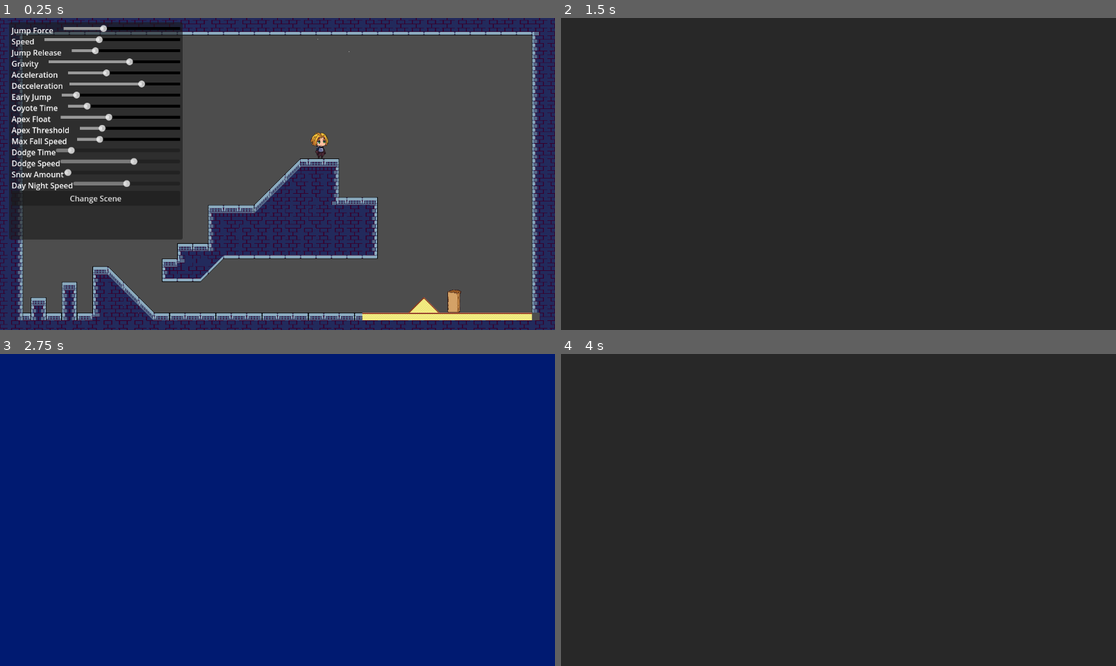
Above: before the commit, frames 1-4 (two rows, left to right).
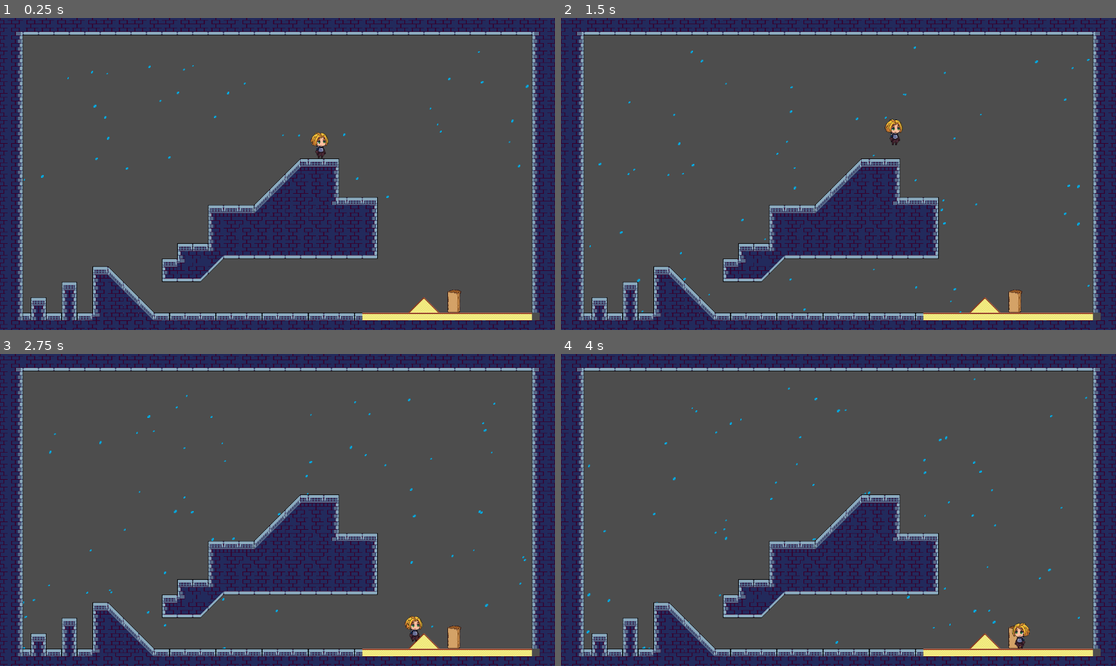
Above: after the commit, the same moments.

Repository: Tim-Barton/game-jam-2023
Game: Godot game, scene res://CharacterController/SideScroller/Scenes/side_scroller_test_scene.tscn
Same seed, same stepped clock (60 frames per second), same inputs: the game is played once before the commit and once after it.
Inputs (mouse positions are in pixels of both pictures, inside the frame that each line leads up to):
- Up to frame 1 (0.25 s): no input
- Up to frame 2 (1.5 s): click (655, 198) at 0.5 s, where only the run before the commit has a clickable "Change Scene"; tap Enter (ui_accept) at 1.25 s; hold Right (ui_right) from 1.28 s (still down)
- Up to frame 3 (2.75 s): tap Enter (ui_accept) at 1.52 s; release Right (ui_right) at 2 s; click (277, 510) at 2 s, where only the run before the commit has a clickable "Return to Scene"
- Up to frame 4 (4 s): hold Right (ui_right) 2.78-3.53 s; hold Left (ui_left) from 3.53 s (still down)

The runs differ from the first frame. In frame 1, 21% of the frame differs, in the area x 1-96%, y 1-72%; in frame 2, 99%; in frame 3, 100%, in the area x 0-100%, y 0-100%; in frame 4, 99%.

Commit message:
Rain
add rain node

Diff:
--- a/CharacterController/SideScroller/Scenes/Snow.gd
+++ b/CharacterController/SideScroller/Scenes/Snow.gd
@@ -1,5 +1,6 @@
 class_name Snow
 extends GPUParticles2D
+
 
 func _ready():
 	pass
@@ -12,4 +13,3 @@
 
 func _on_value_value_changed(value):
 	self.amount = value
-	print(amount)
--- a/CharacterController/SideScroller/Scenes/side_scroller_test_scene.tscn
+++ b/CharacterController/SideScroller/Scenes/side_scroller_test_scene.tscn
@@ -1,6 +1,7 @@
-[gd_scene load_steps=22 format=3 uid="uid://dkhnd58ia1m5t"]
+[gd_scene load_steps=33 format=3 uid="uid://dkhnd58ia1m5t"]
 
 [ext_resource type="Texture2D" uid="uid://belg1mxheka3q" path="res://CharacterController/SideScroller/GFX/2 Background/Day/1.png" id="1_xwcmc"]
+[ext_resource type="Texture2D" uid="uid://bus8p3vypv56l" path="res://CharacterController/SideScroller/Scenes/rain.png" id="2_ij16r"]
 [ext_resource type="Script" path="res://CharacterController/SideScroller/Scenes/Snow.gd" id="2_kiv0q"]
 [ext_resource type="Texture2D" uid="uid://cbfip1qeil370" path="res://CharacterController/SideScroller/GFX/2 Background/Day/2.png" id="2_m0nrl"]
 [ext_resource type="Script" path="res://CharacterController/SideScroller/Scenes/DayNightCycle.gd" id="3_6psvk"]
@@ -54,6 +55,23 @@
 HSlider/styles/grabber_area_highlight = SubResource("StyleBoxFlat_44xpn")
 HSlider/styles/slider = SubResource("StyleBoxFlat_xanxn")
 
+[sub_resource type="ParticleProcessMaterial" id="ParticleProcessMaterial_6yycd"]
+emission_shape = 3
+emission_box_extents = Vector3(150, 1, 1)
+particle_flag_disable_z = true
+direction = Vector3(-1, 1, 2.08165e-12)
+spread = 0.0
+gravity = Vector3(2.08165e-12, 2.08165e-12, 2.08165e-12)
+initial_velocity_min = 150.0
+initial_velocity_max = 200.0
+orbit_velocity_min = 0.0
+orbit_velocity_max = 0.0
+scale_max = 2.0
+color = Color(0.529412, 0.94902, 0.964706, 1)
+collision_mode = 1
+collision_friction = 1.0
+collision_bounce = 0.0
+
 [sub_resource type="ParticleProcessMaterial" id="ParticleProcessMaterial_evyxp"]
 emission_shape = 3
 emission_box_extents = Vector3(200, 1, 1)
@@ -65,23 +83,57 @@
 initial_velocity_max = 70.0
 orbit_velocity_min = 0.0
 orbit_velocity_max = 0.0
+scale_min = 2.0
+scale_max = 4.0
+collision_mode = 1
+collision_friction = 1.0
+collision_bounce = 0.0
+collision_use_scale = true
+
+[sub_resource type="OccluderPolygon2D" id="OccluderPolygon2D_22bwv"]
+polygon = PackedVector2Array(-8, -8, 8, -8, 8, 8, -8, 8, -8, -7.4375, -8, -8)
+
+[sub_resource type="OccluderPolygon2D" id="OccluderPolygon2D_rvxgn"]
+polygon = PackedVector2Array(-8, 7.3125, 8.15625, -9.125, 8, 8, -8, 8, -5.90625, 8)
+
+[sub_resource type="OccluderPolygon2D" id="OccluderPolygon2D_58wc1"]
+polygon = PackedVector2Array(-8, -7.1875, -8, -8, 8, -8, 8, 8, -8, 8)
+
+[sub_resource type="OccluderPolygon2D" id="OccluderPolygon2D_nqbwe"]
+polygon = PackedVector2Array(-8, 7.4375, 6.90625, -8, 8, -8, 8, 8, -8, 8)
+
+[sub_resource type="OccluderPolygon2D" id="OccluderPolygon2D_sd2wf"]
+polygon = PackedVector2Array(-8, -8, 8, -8, 8, 8, -8, 8)
+
+[sub_resource type="OccluderPolygon2D" id="OccluderPolygon2D_xo5tq"]
+polygon = PackedVector2Array(-7.40625, -8, 8, 7, 8, 8, -8, 8, -8, -8)
+
+[sub_resource type="OccluderPolygon2D" id="OccluderPolygon2D_lsswt"]
+polygon = PackedVector2Array(-8, -8, 8, -8, 8, 8, -8, 8)
+
+[sub_resource type="OccluderPolygon2D" id="OccluderPolygon2D_ohmya"]
+polygon = PackedVector2Array(-7.90625, -8.625, 8.84375, 8.0625, -8, 8, -8, -8)
 
 [sub_resource type="TileSetAtlasSource" id="TileSetAtlasSource_52t2g"]
 resource_name = "Powerplant"
 texture = ExtResource("5_kdel5")
 0:0/0 = 0
+0:0/0/occlusion_layer_0/polygon = SubResource("OccluderPolygon2D_22bwv")
 0:0/0/physics_layer_0/linear_velocity = Vector2(0, 0)
 0:0/0/physics_layer_0/angular_velocity = 0.0
 0:0/0/physics_layer_0/polygon_0/points = PackedVector2Array(8, -8, -8, -8, -8, 8, 8, 8)
 1:0/0 = 0
+1:0/0/occlusion_layer_0/polygon = SubResource("OccluderPolygon2D_58wc1")
 1:0/0/physics_layer_0/linear_velocity = Vector2(0, 0)
 1:0/0/physics_layer_0/angular_velocity = 0.0
 1:0/0/physics_layer_0/polygon_0/points = PackedVector2Array(-8, -8, 8, -8, 8, 8, -8, 8)
 2:0/0 = 0
+2:0/0/occlusion_layer_0/polygon = SubResource("OccluderPolygon2D_sd2wf")
 2:0/0/physics_layer_0/linear_velocity = Vector2(0, 0)
 2:0/0/physics_layer_0/angular_velocity = 0.0
 2:0/0/physics_layer_0/polygon_0/points = PackedVector2Array(-8, -8, 8, -8, 8, 8, -8, 8)
 3:0/0 = 0
+3:0/0/occlusion_layer_0/polygon = SubResource("OccluderPolygon2D_lsswt")
 3:0/0/physics_layer_0/linear_velocity = Vector2(0, 0)
 3:0/0/physics_layer_0/angular_velocity = 0.0
 3:0/0/physics_layer_0/polygon_0/points = PackedVector2Array(-8, -8, 8, -8, 8, 8, -8, 8)
@@ -510,10 +562,12 @@
 15:7/0/physics_layer_0/linear_velocity = Vector2(0, 0)
 15:7/0/physics_layer_0/angular_velocity = 0.0
 1:8/0 = 0
+1:8/0/occlusion_layer_0/polygon = SubResource("OccluderPolygon2D_nqbwe")
 1:8/0/physics_layer_0/linear_velocity = Vector2(0, 0)
 1:8/0/physics_layer_0/angular_velocity = 0.0
 1:8/0/physics_layer_0/polygon_0/points = PackedVector2Array(-8, 8, 8, -8, 8, 8)
 2:8/0 = 0
+2:8/0/occlusion_layer_0/polygon = SubResource("OccluderPolygon2D_xo5tq")
 2:8/0/physics_layer_0/linear_velocity = Vector2(0, 0)
 2:8/0/physics_layer_0/angular_velocity = 0.0
 2:8/0/physics_layer_0/polygon_0/points = PackedVector2Array(-8, -8, 8, 8, -8, 8)
@@ -554,6 +608,7 @@
 15:8/0/physics_layer_0/linear_velocity = Vector2(0, 0)
 15:8/0/physics_layer_0/angular_velocity = 0.0
 0:9/0 = 0
+0:9/0/occlusion_layer_0/polygon = SubResource("OccluderPolygon2D_rvxgn")
 0:9/0/physics_layer_0/linear_velocity = Vector2(0, 0)
 0:9/0/physics_layer_0/angular_velocity = 0.0
 0:9/0/physics_layer_0/polygon_0/points = PackedVector2Array(-8, 8, 8, -8, 8, 8)
@@ -566,6 +621,7 @@
 2:9/0/physics_layer_0/angular_velocity = 0.0
 2:9/0/physics_layer_0/polygon_0/points = PackedVector2Array(-8, -8, 8, -8, 8, 8, -8, 8)
 3:9/0 = 0
+3:9/0/occlusion_layer_0/polygon = SubResource("OccluderPolygon2D_ohmya")
 3:9/0/physics_layer_0/linear_velocity = Vector2(0, 0)
 3:9/0/physics_layer_0/angular_velocity = 0.0
 3:9/0/physics_layer_0/polygon_0/points = PackedVector2Array(-8, -8, 8, 8, -8, 8)
@@ -898,6 +954,9 @@
 15:15/0/physics_layer_0/linear_velocity = Vector2(0, 0)
 15:15/0/physics_layer_0/angular_velocity = 0.0
 
+[sub_resource type="OccluderPolygon2D" id="OccluderPolygon2D_l53m7"]
+polygon = PackedVector2Array(-8, -8, 8.28125, -8.4375, 8, -8, 8, -4.5625, -8, -4.75, -8, -8)
+
 [sub_resource type="TileSetAtlasSource" id="TileSetAtlasSource_ax8rq"]
 texture = ExtResource("6_ujt81")
 0:0/0 = 0
@@ -999,11 +1058,14 @@
 5:5/0/physics_layer_0/linear_velocity = Vector2(0, 0)
 5:5/0/physics_layer_0/angular_velocity = 0.0
 1:0/0 = 0
+1:0/0/occlusion_layer_0/polygon = SubResource("OccluderPolygon2D_l53m7")
 1:0/0/physics_layer_0/linear_velocity = Vector2(0, 0)
 1:0/0/physics_layer_0/angular_velocity = 0.0
 1:0/0/physics_layer_0/polygon_0/points = PackedVector2Array(-8, -8, 8, -8, 8, 8, -8, 8)
 
 [sub_resource type="TileSet" id="TileSet_a7qy7"]
+occlusion_layer_0/light_mask = 1
+occlusion_layer_0/sdf_collision = true
 physics_layer_0/collision_layer = 1
 sources/0 = SubResource("TileSetAtlasSource_52t2g")
 sources/1 = SubResource("TileSetAtlasSource_ax8rq")
@@ -1024,6 +1086,7 @@
 script = ExtResource("10_h7w1m")
 
 [node name="Panel" type="Panel" parent="UI"]
+visible = false
 z_index = 1
 layout_mode = 1
 anchors_preset = 15
@@ -1283,50 +1346,30 @@
 value = 700.0
 rounded = true
 
-[node name="SnowAmount" type="HBoxContainer" parent="UI/Panel/Adjusters"]
-layout_mode = 2
-
-[node name="Label" type="Label" parent="UI/Panel/Adjusters/SnowAmount"]
-layout_mode = 2
-text = "Snow Amount"
-
-[node name="value" type="HSlider" parent="UI/Panel/Adjusters/SnowAmount"]
-layout_mode = 2
-size_flags_horizontal = 3
-min_value = 50.0
-max_value = 1000.0
-value = 50.0
-rounded = true
-
-[node name="DayNightCycleSpeed" type="HBoxContainer" parent="UI/Panel/Adjusters"]
-layout_mode = 2
-
-[node name="Label" type="Label" parent="UI/Panel/Adjusters/DayNightCycleSpeed"]
-layout_mode = 2
-text = "Day Night Speed"
-
-[node name="value" type="HSlider" parent="UI/Panel/Adjusters/DayNightCycleSpeed"]
-layout_mode = 2
-size_flags_horizontal = 3
-max_value = 60.0
-value = 30.0
-rounded = true
-
 [node name="Button" type="Button" parent="UI/Panel/Adjusters"]
 layout_mode = 2
 text = "Change Scene"
 
 [node name="Level" type="Node" parent="."]
 
+[node name="Rain" type="GPUParticles2D" parent="Level"]
+position = Vector2(235, -272)
+scale = Vector2(4.65787, 10.223)
+amount = 200
+process_material = SubResource("ParticleProcessMaterial_6yycd")
+texture = ExtResource("2_ij16r")
+
 [node name="Snow" type="GPUParticles2D" parent="Level"]
-position = Vector2(-2, -291)
+visible = false
+position = Vector2(-1, -292)
 scale = Vector2(5.36, 5.8)
-amount = 50
+amount = 300
 process_material = SubResource("ParticleProcessMaterial_evyxp")
 lifetime = 2.0
 script = ExtResource("2_kiv0q")
 
 [node name="CanvasModulate" type="CanvasModulate" parent="Level"]
+visible = false
 color = Color(0.380392, 0.286275, 0.839216, 1)
 script = ExtResource("3_6psvk")
 gradient = ExtResource("4_x84gu")
@@ -1358,6 +1401,7 @@
 
 [node name="TileMap" type="TileMap" parent="Level/LevelMap"]
 tile_set = SubResource("TileSet_a7qy7")
+collision_animatable = true
 format = 2
 layer_0/tile_data = PackedInt32Array(589815, 0, 3, 655351, 0, 4, 589816, 65536, 3, 655352, 65536, 4, 589817, 131072, 3, …(24196 unchanged characters)…
 
@@ -1383,6 +1427,4 @@
 [connection signal="value_changed" from="UI/Panel/Adjusters/MaxFallSpeed/value" to="UI" method="UpdateCharacterRate" binds= ["MaxFallSpeed"]]
 [connection signal="value_changed" from="UI/Panel/Adjusters/DodgeTime/value" to="UI" method="UpdateCharacterRate" binds= ["DodgeTime"]]
 [connection signal="value_changed" from="UI/Panel/Adjusters/DodgeSpeed/value" to="UI" method="UpdateCharacterRate" binds= ["DodgeSpeed"]]
-[connection signal="value_changed" from="UI/Panel/Adjusters/SnowAmount/value" to="Level/Snow" method="_on_value_value_changed"]
-[connection signal="value_changed" from="UI/Panel/Adjusters/DayNightCycleSpeed/value" to="Level/CanvasModulate" method="_on_value_value_changed"]
 [connection signal="pressed" from="UI/Panel/Adjusters/Button" to="UI" method="change_scene" binds= ["res://CharacterController/SideScroller/Scenes/test_scene.tscn"]]
Binary file added: CharacterController/SideScroller/Scenes/rain.png
Not shown, added: CharacterController/SideScroller/Scenes/rain.png.import
Not shown, added: .DS_Store
Not shown, added: CharacterController/.DS_Store
Not shown, added: CharacterController/SideScroller/.DS_Store
Not shown, added: CharacterController/SideScroller/Scenes/.DS_Store
